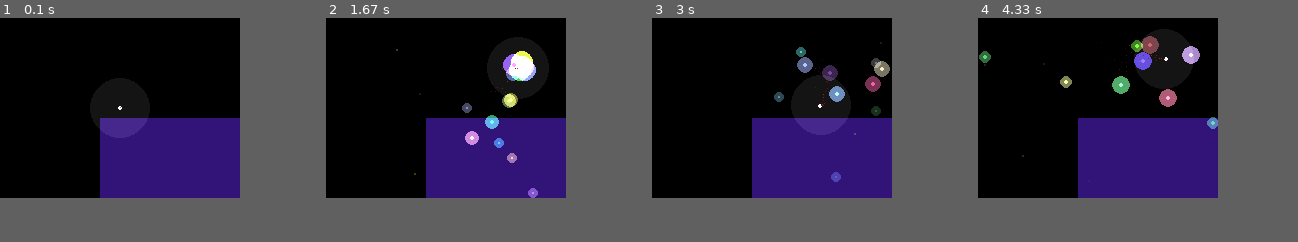
Above: before the commit, frames 1-4 (left to right).
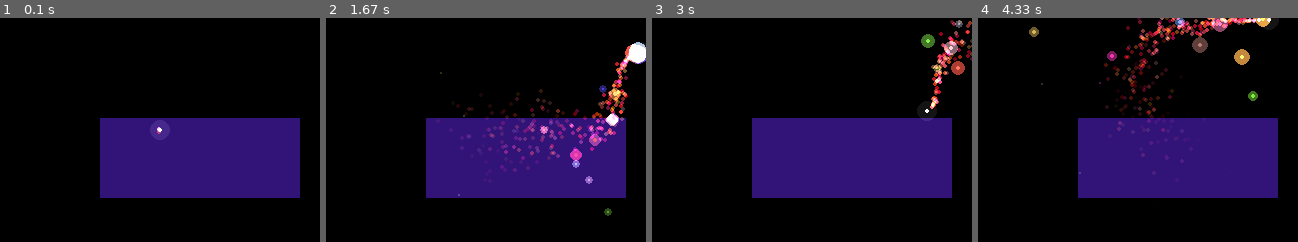
Above: after the commit, the same moments.

Repository: JerryLin1/PyGameShenanigans
Game: pygame game, started from test_game/test.py
Same seed, same stepped clock (60 frames per second), same inputs: the game is played once before the commit and once after it.
Inputs:
- Up to frame 1 (0.1 s): no input
- Up to frame 2 (1.67 s): tap Space at 0.33, 0.73, 1.03, 1.23, 1.57 s; hold D 0.67-1.13 s; hold W 1.17-1.47 s; hold D from 1.5 s (still down)
- Up to frame 3 (3 s): tap Space at 1.87, 2.07, 2.37, 2.63, 2.97 s; release D at 1.97 s; hold A 2-2.53 s; hold S 2.57-2.87 s; hold A from 2.9 s (still down)
- Up to frame 4 (4.33 s): tap Space at 3.27, 3.4, 3.8, 4.1 s; release A at 3.3 s; hold W 3.33-3.7 s; hold D from 3.73 s (still down)
The window is 240x180 before the commit and 320x224 after it. Grey fills any space a smaller window leaves; there, only what the larger window draws over its background counts as a difference.

The runs differ from the first frame. In frame 1, 6.7% of the frame differs, in the area x 36-94%, y 39-81%; in frame 2, 12%; in frame 3, 10%; in frame 4, 13%, in the area x 0-94%, y 0-81%.

Commit message:
particle improvements

Diff:
--- a/test_game/init.py
+++ b/test_game/init.py
@@ -1,7 +1,7 @@
 # Global variables
 entities = []
-WIDTH = 240
-HEIGHT = 180
+WIDTH = 320
+HEIGHT = 224
 
 
 def init_entity(entity):
--- a/test_game/particles.py
+++ b/test_game/particles.py
@@ -13,6 +13,7 @@
     SCALE_ALPHA_LIFETIME = 0
     SCALE_SIZE_LIFETIME = 1
     LIGHT_FLICKER = 2
+    MAIN_DRAW_DISABLED = 3
 
     def __init__(self, position: Vector2, color: Color = (255, 255, 255),
                  lifespan: float = 5000, vel: Vector2 = Vector2(0, 0),
@@ -42,6 +43,8 @@
                 self.killed = True
 
     def draw(self, surface, lf):
+        if Particle.MAIN_DRAW_DISABLED in self.flags:
+            return
         if Particle.SCALE_ALPHA_LIFETIME in self.flags:
             ucol = self.color + (255 * lf,)
         else:
@@ -66,7 +69,7 @@
             else:
                 ucol = self.color
 
-            draw_circle_alpha(surface, ucol, self.position, urad * 6,
+            draw_circle_alpha(surface, ucol, self.position, urad,
                               light=True)
 
 
--- a/test_game/player.py
+++ b/test_game/player.py
@@ -20,13 +20,14 @@
         self.prev_keys = self.keys
         self.speed = 2
         self.timers = {
-            "trail": Timer(10, self.trail_particle)
+            "trail": Timer(5, self.trail_particle)
         }
         self.light = Particle(position=self.position,
                               color=(20, 20, 20),
                               lifespan=-1,
-                              lights=[5],
-                              flags=[Particle.LIGHT_FLICKER])
+                              lights=[10],
+                              flags=[Particle.LIGHT_FLICKER,
+                                     Particle.MAIN_DRAW_DISABLED])
         init_entity(self.light)
 
     def update(self, tick_time: float, surface):
@@ -59,16 +60,18 @@
 
         self.light.position = copy_vector2(self.position)
 
-    def trail_particle(self, number=1):
+    def trail_particle(self, number=5):
         for i in range(number):
             vector = random_vector2()
             vector *= random.uniform(0, 1)
             init_entity(Particle(position=copy_vector2(self.position),
-                                 color=get_random_color(100, 255, 0, 50, 0, 50),
-                                 lifespan=500,
+                                 color=get_random_color(100, 255, 0, 100, 0, 100),
+                                 lifespan=1000,
                                  vel=vector,
+                                 lights=[2],
                                  flags=[
-                                     Particle.SCALE_ALPHA_LIFETIME
+                                     Particle.SCALE_ALPHA_LIFETIME,
+                                     Particle.MAIN_DRAW_DISABLED
                                  ]))
 
     def draw(self, surface):
@@ -102,5 +105,5 @@
                                    lifespan=1000,
                                    vel=vector,
                                    # accel=Vector2(0, 10),
-                                   lights=[2],
+                                   lights=[10],
                                    flags=flags))
--- a/test_game/test.py
+++ b/test_game/test.py
@@ -32,7 +32,8 @@
 
 
 def tick_entities(surface, delta_time):
-    for entity in entities:
+    for i in range(len(entities)-1, -1, -1):
+        entity = entities[i]
         entity.tick(delta_time, surface)
         if entity.killed:
             entities.remove(entity)
--- a/test_game/unit.py
+++ b/test_game/unit.py
@@ -12,7 +12,7 @@
 
         self.accel = pygame.Vector2(0, 0)
         self.vel = pygame.Vector2(0, 0)
-        self.friction = 0.8
+        self.friction = 0.9
 
     def tick(self, tick_time: float, surface):
         Entity.tick(self, tick_time)
